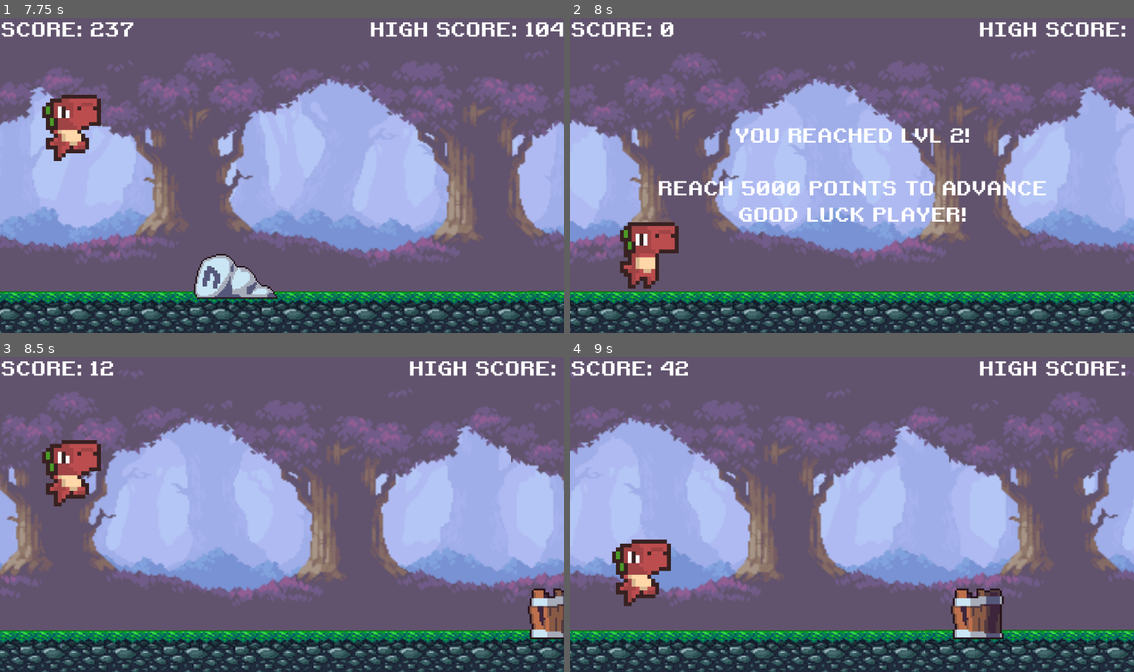
Above: before the commit, frames 1-4 (two rows, left to right).
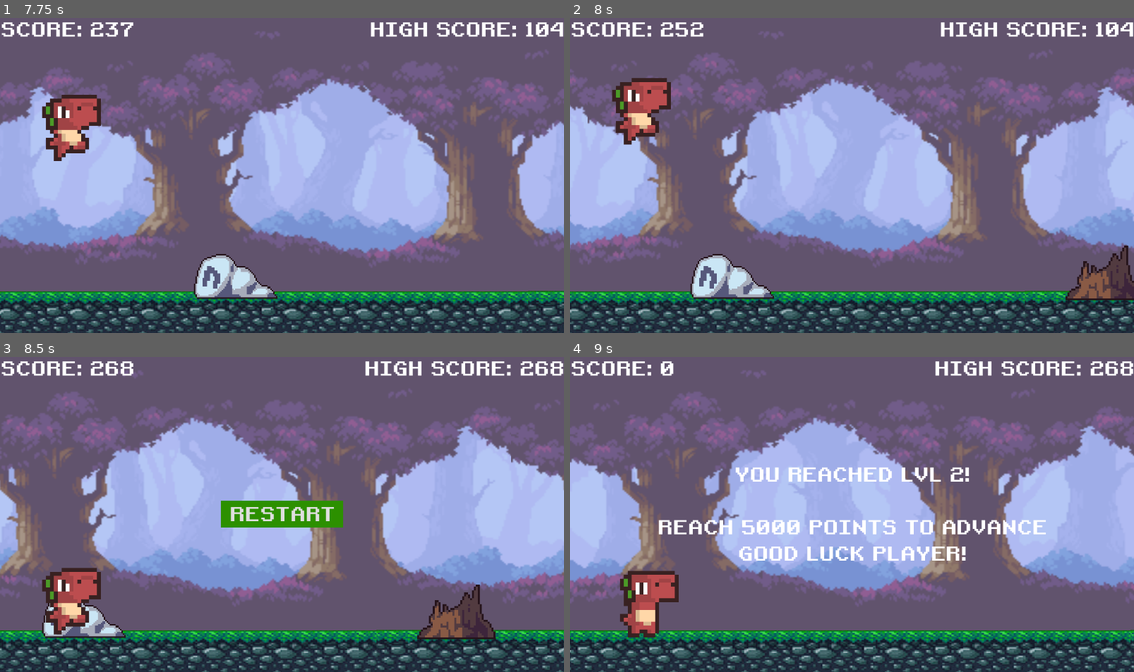
Above: after the commit, the same moments.

Repository: teachermanjeff/redplatformer2025
Game: Godot game, scene res://scenes/lvl2.tscn
The game is run twice, just before and just after one commit, with the same random seed, the same clock (stepped at 60 frames per second) and the same inputs. This scene is started directly instead of the project's main scene.
Inputs (mouse positions are in pixels of both pictures, inside the frame that each line leads up to):
- Up to frame 1 (7.75 s): tap Enter (ui_accept) at 0.5 s; tap Space (jump) at 0.77, 1.52, 3.77, 4.52, 5.27, 6.77, 7.52 s; hold Down (ui_down) 2.03-2.75 s; click "RESTART" at 2.75 s; hold Down (ui_down) 3.53-5.03 s
- Up to frame 2 (8 s): no input
- Up to frame 3 (8.5 s): tap Space (jump) at 8.27 s
- Up to frame 4 (9 s): click (852, 514) at 8.75 s, where only the run after the commit has a clickable "RESTART"

Frame 1 is identical in both runs. In frame 2, 33% of the frame differs, in the area x 0-100%, y 1-100%; in frame 3, 19%; in frame 4, 50%.

Commit message:
add the crystals

Diff:
--- a/scenes/main.gd
+++ b/scenes/main.gd
@@ -139,7 +139,7 @@
 		$HUD.get_node("HighScoreLabel").text = "HIGH SCORE: " + str(high_score / SCORE_MODIFIER)
 
 func change_map():
-	if score > 2500:
+	if score > 25000:
 		get_tree().change_scene_to_file("res://scenes/lvl2.tscn")
 
 func adjust_difficulty():
Not shown, added: assets/next level obstacles/crystal_black2.png.import
Not shown, added: assets/next level obstacles/crystal_blue2.png.import
Not shown, added: assets/next level obstacles/crystal_green2.png.import
Not shown, added: assets/next level obstacles/crystal_lime2.png.import
Not shown, added: assets/next level obstacles/crystal_orange2.png.import
Not shown, added: assets/next level obstacles/crystal_red-pink2.png.import
Not shown, added: assets/next level obstacles/crystal_violet2.png.import
Not shown, added: assets/next level obstacles/crystal_white-gold2.png.import
